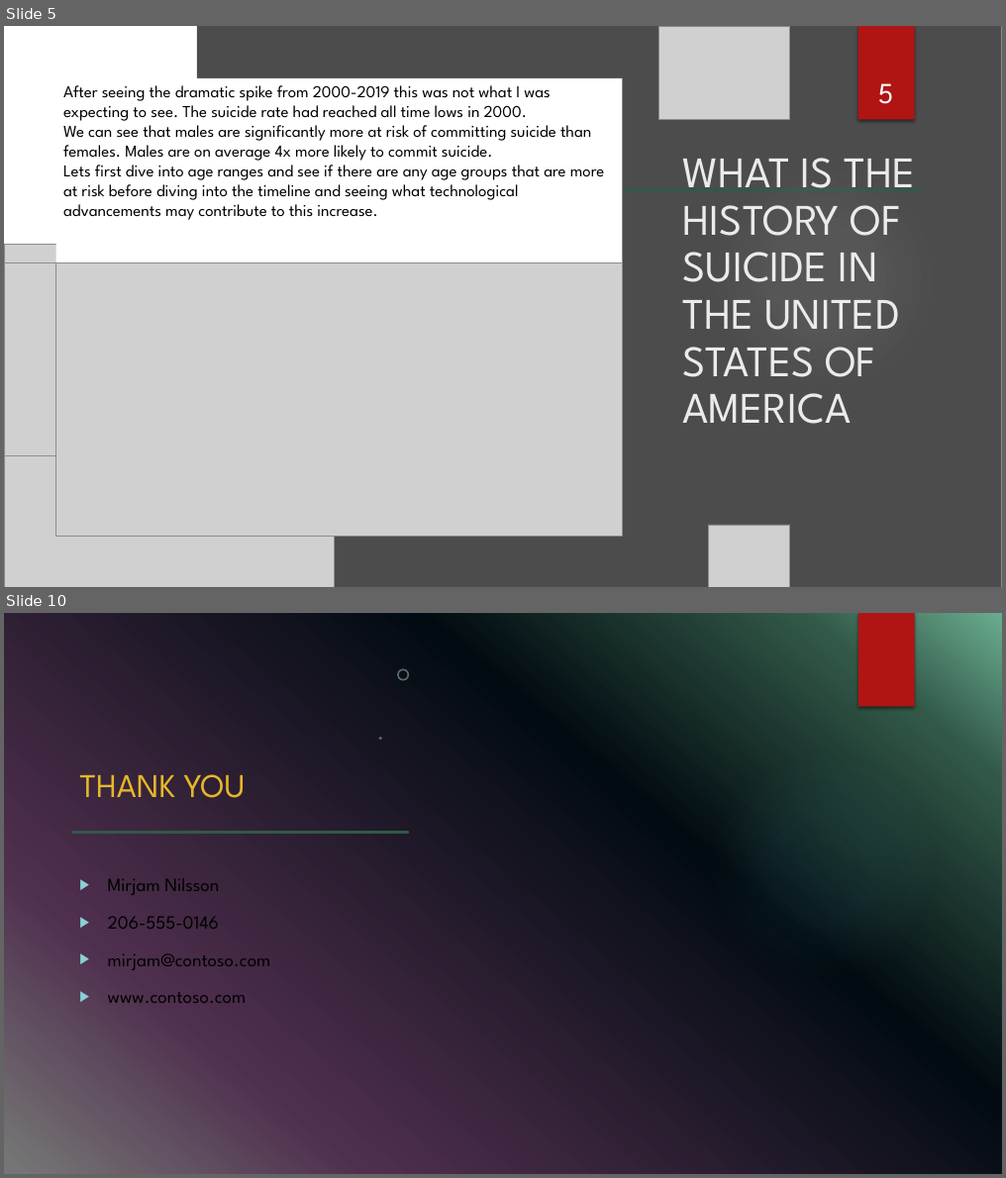
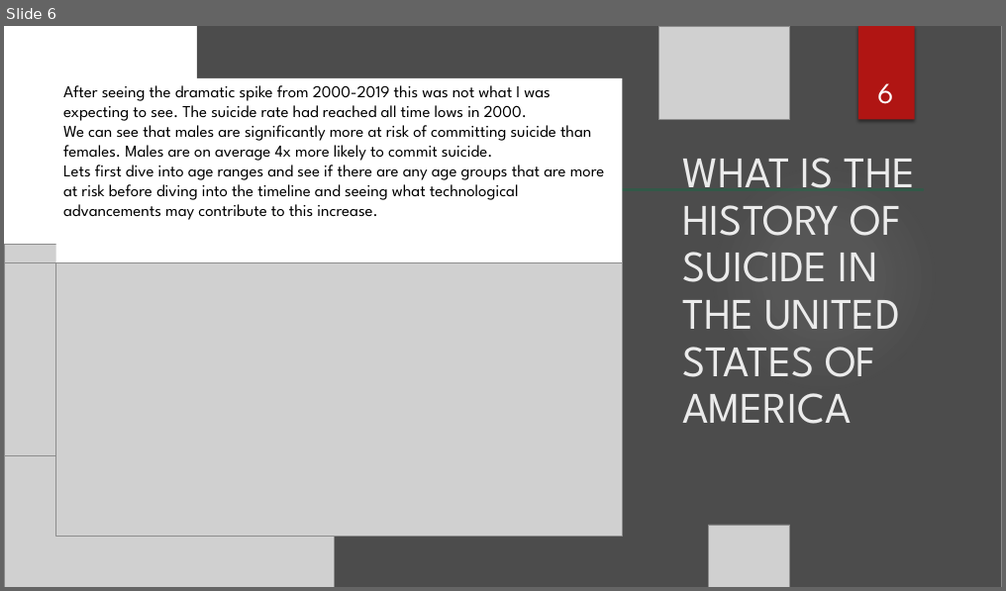
Before and after one commit to RussellBracey/Capston_rb, a slide deck: powerpoint/capstone_powerpoint.pptx. Shown one above the other, each under a label of ours: slides 5 and 10 before the commit, slide 6 after it; the slides between them are not shown. The pictures are 1006x1178 and 1006x591 pixels, drawn with LibreOffice and Linux fonts; fonts in the diff are those of the drawing; grey boxes stand for pictures; background and template pictures are left out. Boxes give left, top, right and bottom in pixels: in the first picture for what was removed or moved away, otherwise in the second. Text is boxed around its words. In the diff, an @@ line names an element or a change of style, - is before the commit and + after.

```diff
--- a/powerpoint/capstone_powerpoint.pptx
+++ b/powerpoint/capstone_powerpoint.pptx
@@ slide 10 removed at (4, 613, 1002, 1174), background gradient #6AAC90 to #325948 to #020B11 to #4F2F4E to #767676 @@
@@ rectangle removed at (858, 613, 915, 707) @@
@@ ellipse removed at (398, 669, 408, 680) @@
@@ freeform shape removed at (378, 737, 382, 740) @@
@@ ellipse removed at (709, 750, 939, 980) @@
@@ title removed at (80, 774, 246, 798) @@
-THANK YOU
@@ line removed from (72, 833) to (408, 833) @@
@@ text removed at (108, 878, 271, 1003) @@
-▶ Mirjam Nilsson
-▶ 206-555-0146
-▶ mirjam@contoso.com
-▶ www.contoso.com
@@ what was slide 5 is now slide 6 @@
@@ page number at (877, 83, 893, 104): text changed @@
-5
+6
```
Also in this commit, not shown: 5 slides changed, 5 slides added, 2 other slides removed, 2 other files.
